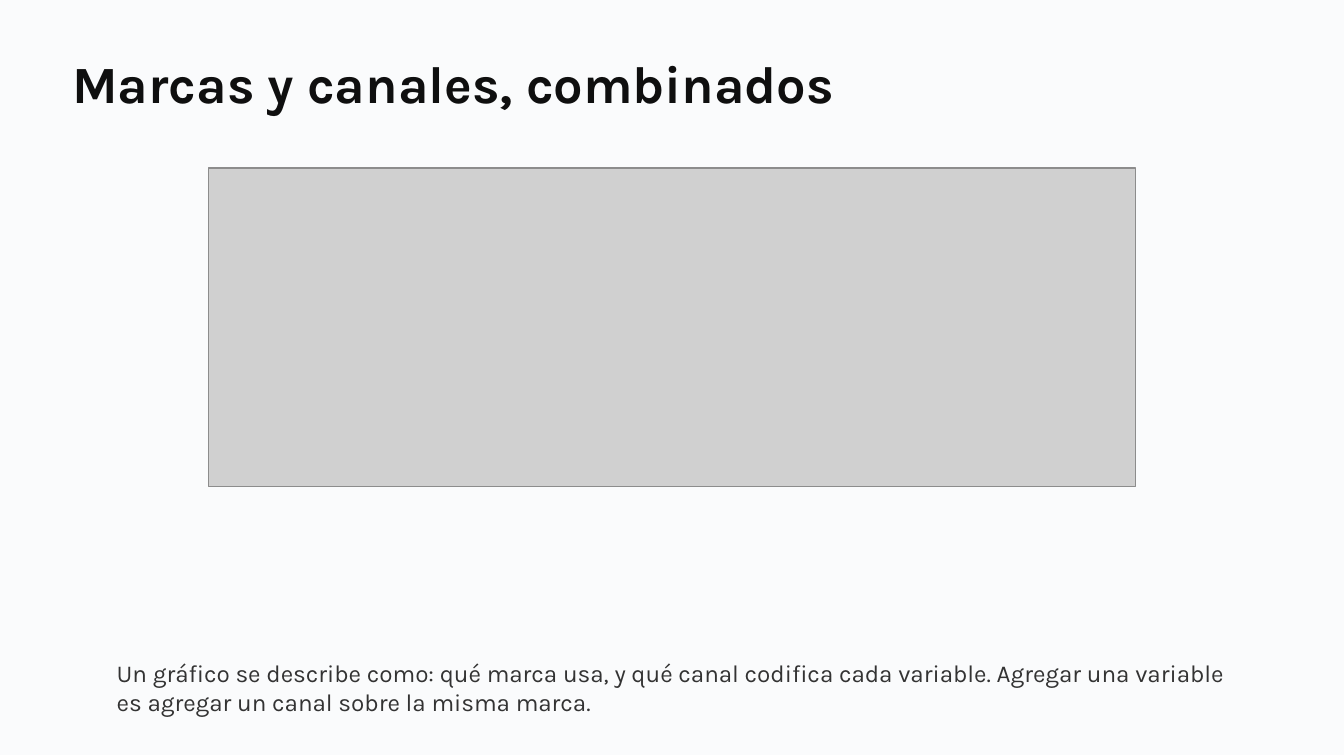
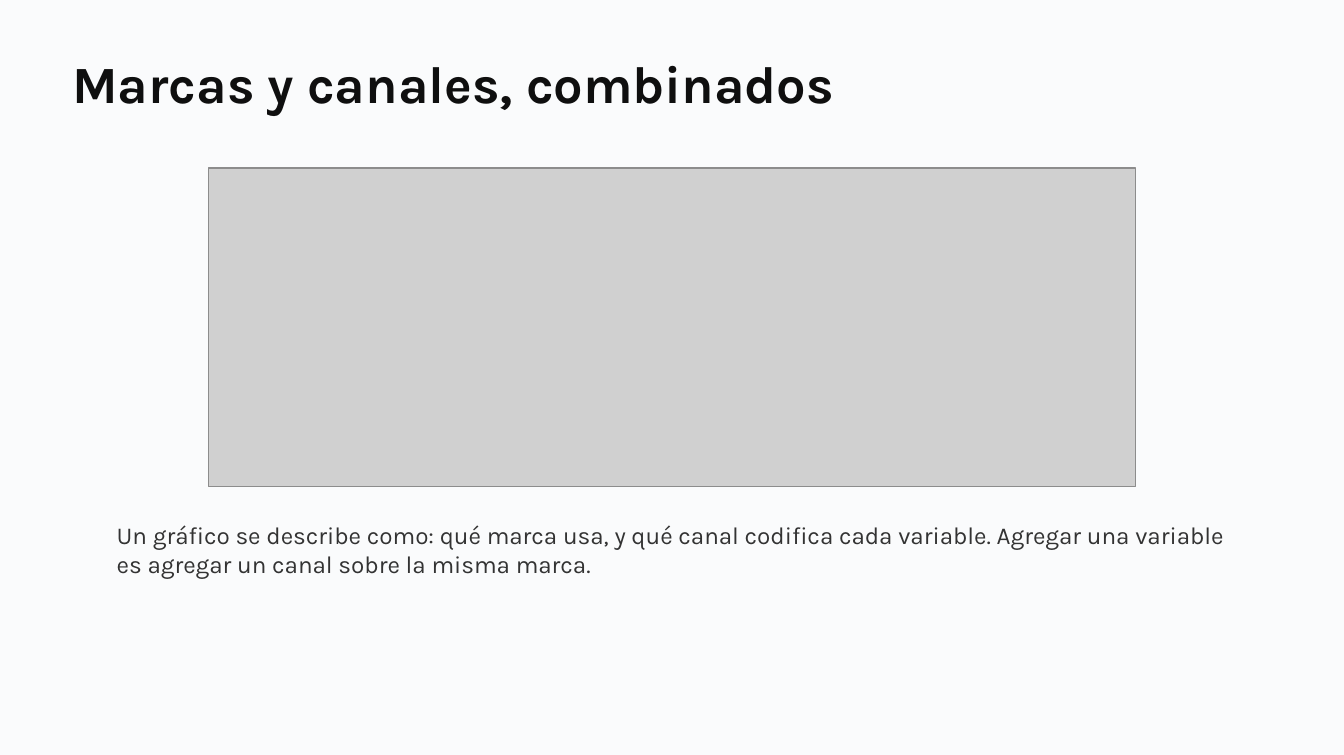
Before and after one commit to daniopitz/cienciadatos, a slide deck: slide 8 of presentaciones/clase03_visualizacion_eda.pptx. Drawn at 1344x755 pixels with LibreOffice and Linux fonts; fonts in the diff are those of the drawing; grey boxes stand for pictures. Boxes give left, top, right and bottom in pixels: in the first picture for what was removed or moved away, otherwise in the second. Text is boxed around its words. In the diff, an @@ line names an element or a change of style, - is before the commit and + after.

```diff
--- a/presentaciones/clase03_visualizacion_eda.pptx
+++ b/presentaciones/clase03_visualizacion_eda.pptx
@@ text "Un gráfico se describe como: ...": place and size @@
-text "Un gráfico se describe como: ..." at (117,663,1223,717)
+text "Un gráfico se describe como: ..." at (117,525,1223,579)
```
Also in this commit, not shown: 11 other slides changed, 1 other file.
